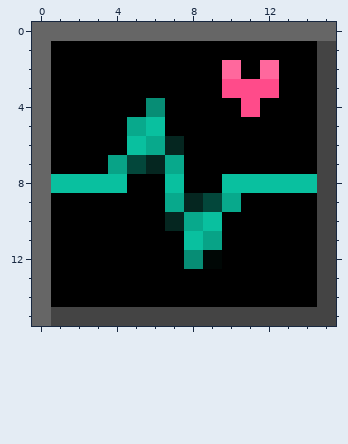
Pixel-art sprite: programs/applications/monitor/resources/icon/16x16.png. The picture above was drawn from the file before the commit.
The file is 16x16 pixels. Colours within 5 levels of each other are drawn and written as one.
Once edited:
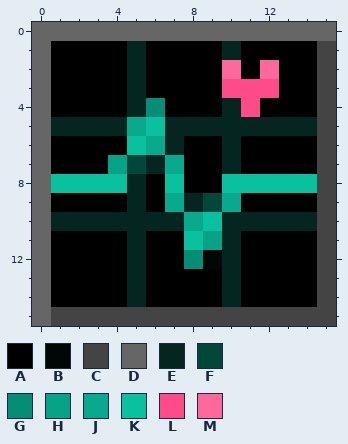
Palette (. is transparent): A #000000  B #000705  C #444444  D #666666  E #052620  F #03473b  G #078d75  H #08a387  J #08a98c  K #09c09f  L #ff4b8a  M #ff689d
The edit:
{"y":1,"x":5,"old":"A","new":"E"}
{"y":1,"x":10,"old":"A","new":"E"}
{"y":2,"x":5,"old":"A","new":"E"}
{"y":3,"x":5,"old":"A","new":"E"}
{"y":4,"x":5,"old":"A","new":"E"}
{"y":4,"x":10,"old":"A","new":"E"}
{"y":5,"x":1,"old":"AAAA","new":"EEEE"}
{"y":5,"x":7,"old":"AAAAAAAA","new":"EEEEEEEE"}
{"y":6,"x":10,"old":"A","new":"E"}
{"y":7,"x":10,"old":"A","new":"E"}
{"y":8,"x":5,"old":"A","new":"E"}
{"y":9,"x":5,"old":"A","new":"E"}
{"y":10,"x":1,"old":"AAAAAA","new":"EEEEEE"}
{"y":10,"x":10,"old":"AAAAA","new":"EEEEE"}
{"y":11,"x":5,"old":"A","new":"E"}
{"y":11,"x":10,"old":"A","new":"E"}
{"y":12,"x":5,"old":"A","new":"E"}
{"y":12,"x":10,"old":"A","new":"E"}
{"y":13,"x":5,"old":"A","new":"E"}
{"y":13,"x":10,"old":"A","new":"E"}
{"y":14,"x":5,"old":"A","new":"E"}
{"y":14,"x":10,"old":"A","new":"E"}
{"label":"changed","picture_box":[51,41,317,307]}
